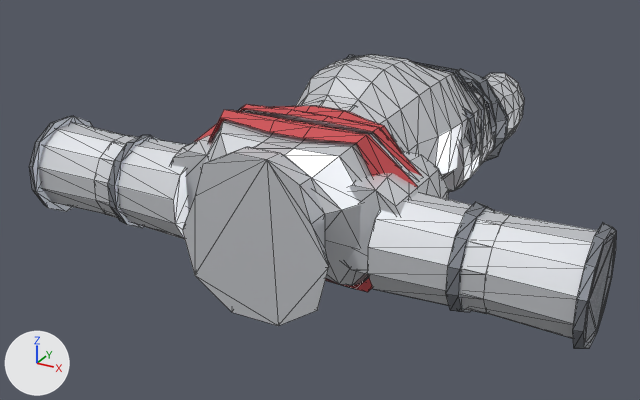
Two versions of the glTF model client/public/models/armour/armor_chain.glb, one commit apart.
The view is the same before and after, from a 50 mm lens placed at (1.53, -4.42, 1.33), pointed at (-0.14, -1.38, -0.19). Arrows for +X, +Y and +Z are at lower left; the lights stay in place. The first picture is the older version. Mesh edges are drawn as thin lines. Vertices at exactly the same position are counted once.

Objects in the first picture: 'Abdomen', 'LowerArmL', 'LowerArmR', 'LowerLegL', 'Torso', 'UpperArmL', 'UpperArmR', 'UpperLegL'.
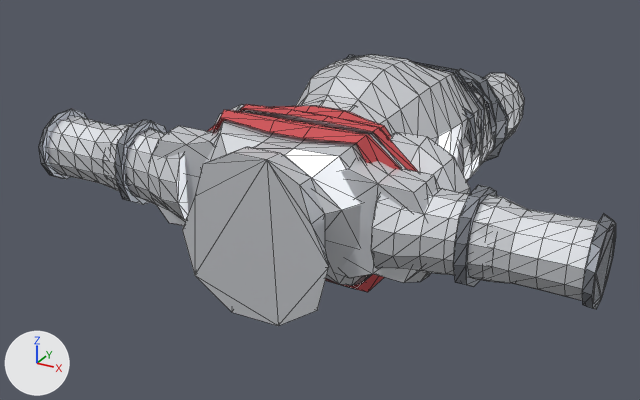
Commit message: M70.364: every sleeve in the game was turned about the wrong arm

Boxes (x1, y1, x2, y2) around the edits, measured in the pictures (640 x 400 px):
'UpperArmL', reshaped: before (345, 152, 510, 314); after (338, 132, 496, 283)
'LowerArmL', reshaped (15% shorter): before (446, 202, 616, 348); after (453, 185, 616, 309)
'UpperArmR', reshaped (15% wider, 16% taller): before (94, 134, 217, 239); after (103, 104, 244, 226)
'LowerArmR', reshaped (14% shorter): before (29, 116, 164, 228); after (39, 109, 167, 205)
part 1 of me_lowerarml_002, rebuilt: before (484, 215, 615, 342); after (471, 195, 615, 304)
part 2 of me_lowerarml_002, rebuilt (20% narrower, 24% shorter): before (573, 222, 616, 348); after (582, 214, 616, 309)
part 3 of me_lowerarml_002, rebuilt (6% narrower, 7% shorter): before (446, 202, 493, 312); after (453, 185, 497, 287)
part 4 of me_lowerarmr_002, rebuilt: before (38, 123, 126, 214); after (47, 116, 160, 191)
part 5 of me_lowerarmr_002, rebuilt (26% narrower, 27% shorter): before (29, 116, 94, 212); after (39, 109, 87, 179)
part 6 of me_lowerarmr_002, rebuilt: before (108, 135, 164, 228); after (115, 120, 167, 205)
part 7 of me_upperarml_002, rebuilt (28% wider, 24% taller): before (345, 152, 448, 274); after (338, 132, 470, 283)
part 8 of me_upperarml_002, rebuilt: before (368, 192, 510, 314); after (372, 188, 496, 277)
part 9 of me_upperarmr_002, rebuilt: before (170, 134, 217, 213); after (151, 104, 244, 226)
part 10 of me_upperarmr_002, rebuilt (9% narrower, 11% shorter): before (94, 135, 188, 239); after (103, 128, 188, 220)

The change, as a list of edits to the scene's bpy script:
```text
Change me_lowerarml_002:
    used by ob_lowerarml; location = (0.0, 0.0, 0.0)
    remove me_lowerarml_002.from_pydata(...)  # 72 vertices, 132 faces; spans x 0.68..1.12, y -2.06..-1.66, z -0.24..0.16
    add me_lowerarml_002.from_pydata(...)  # 120 vertices, 228 faces; spans x 0.68..1.12, y -1.994..-1.687, z -0.142..0.201
    me_lowerarml_002 part 1: the loose piece of 24 vertices spanning x 0.68..1.12, y -2.033..-1.687, z -0.213..0.133 is rebuilt with 72 vertices and now spans x 0.68..1.12, y -1.976..-1.705, z -0.112..0.178
    me_lowerarml_002 part 2: the loose piece of 24 vertices spanning x 1.09..1.12, y -2.06..-1.66, z -0.24..0.16 is rebuilt with 24 vertices and now spans x 1.09..1.12, y -1.994..-1.704, z -0.102..0.192
    me_lowerarml_002 part 3: the loose piece of 24 vertices spanning x 0.68..0.72, y -2.044..-1.676, z -0.224..0.144 is rebuilt with 24 vertices and now spans x 0.68..0.72, y -1.994..-1.687, z -0.142..0.201
Change me_lowerarmr_002:
    used by ob_lowerarmr; location = (0.0, 0.0, 0.0)
    remove me_lowerarmr_002.from_pydata(...)  # 72 vertices, 132 faces; spans x -1.12..-0.68, y -2.06..-1.66, z -0.24..0.16
    add me_lowerarmr_002.from_pydata(...)  # 120 vertices, 228 faces; spans x -1.12..-0.68, y -1.994..-1.687, z -0.142..0.201
    me_lowerarmr_002 part 4: the loose piece of 24 vertices spanning x -1.12..-0.68, y -2.033..-1.687, z -0.213..0.133 is rebuilt with 72 vertices and now spans x -1.12..-0.68, y -1.976..-1.705, z -0.112..0.178
    me_lowerarmr_002 part 5: the loose piece of 24 vertices spanning x -1.12..-1.09, y -2.06..-1.66, z -0.24..0.16 is rebuilt with 24 vertices and now spans x -1.12..-1.09, y -1.994..-1.704, z -0.102..0.192
    me_lowerarmr_002 part 6: the loose piece of 24 vertices spanning x -0.72..-0.68, y -2.044..-1.676, z -0.224..0.144 is rebuilt with 24 vertices and now spans x -0.72..-0.68, y -1.994..-1.687, z -0.142..0.201
Change me_upperarml_002:
    used by ob_upperarml; location = (0.0, 0.0, 0.0)
    remove me_upperarml_002.from_pydata(...)  # 72 vertices, 136 faces; spans x 0.161..0.8, y -2.041..-1.57, z -0.221..0.199
    add me_upperarml_002.from_pydata(...)  # 156 vertices, 304 faces; spans x 0.084..0.8, y -2.017..-1.57, z -0.23..0.277
    me_upperarml_002 part 7: the loose piece of 48 vertices spanning x 0.161..0.519, y -1.96..-1.57, z -0.159..0.199 is rebuilt with 84 vertices and now spans x 0.084..0.602, y -1.96..-1.57, z -0.23..0.277
    me_upperarml_002 part 8: the loose piece of 24 vertices spanning x 0.4..0.8, y -2.041..-1.679, z -0.221..0.141 is rebuilt with 72 vertices and now spans x 0.4..0.8, y -2.017..-1.685, z -0.163..0.201
Change me_upperarmr_002:
    used by ob_upperarmr; location = (0.0, 0.0, 0.0)
    remove me_upperarmr_002.from_pydata(...)  # 72 vertices, 136 faces; spans x -0.8..-0.161, y -2.041..-1.57, z -0.221..0.199
    add me_upperarmr_002.from_pydata(...)  # 156 vertices, 304 faces; spans x -0.8..-0.084, y -2.017..-1.57, z -0.23..0.277
    me_upperarmr_002 part 9: the loose piece of 48 vertices spanning x -0.519..-0.161, y -1.96..-1.57, z -0.159..0.199 is rebuilt with 84 vertices and now spans x -0.602..-0.084, y -1.96..-1.57, z -0.23..0.277
    me_upperarmr_002 part 10: the loose piece of 24 vertices spanning x -0.8..-0.4, y -2.041..-1.679, z -0.221..0.141 is rebuilt with 72 vertices and now spans x -0.8..-0.4, y -2.017..-1.685, z -0.163..0.201
```
